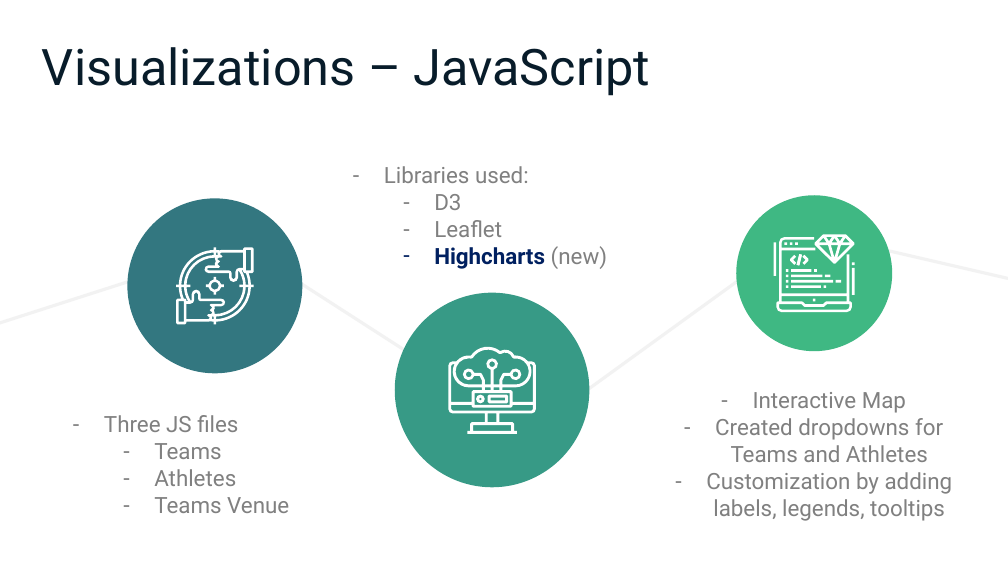
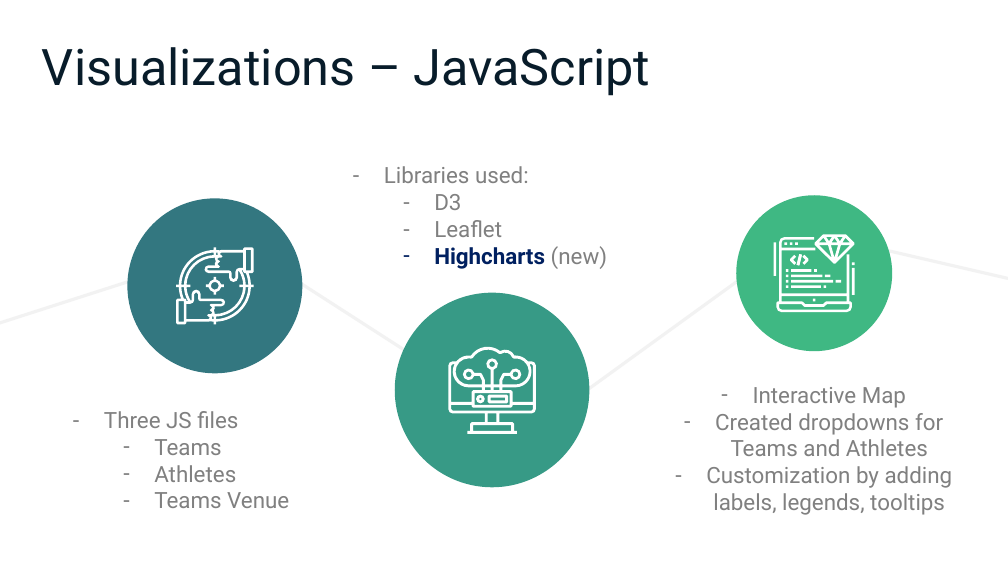
Before and after one commit to gusmendesbh/project3-group1, a slide deck: slide 9 of presentation/Group3_NFL_slides.pptx (slide 11 before the commit). Drawn at 1008x567 pixels with LibreOffice and Linux fonts; fonts in the diff are those of the drawing. Boxes give left, top, right and bottom in pixels: in the first picture for what was removed or moved away, otherwise in the second. Text is boxed around its words. In the diff, an @@ line names an element or a change of style, - is before the commit and + after.

```diff
--- a/presentation/Group3_NFL_slides.pptx
+++ b/presentation/Group3_NFL_slides.pptx
@@ text "Interactive Map": place and size @@
-text "Interactive Map" at [706, 392, 953, 521]
+text "Interactive Map" at [706, 387, 953, 515]
@@ text "Three JS files": place and size @@
-text "Three JS files" at [104, 415, 289, 513]
+text "Three JS files" at [104, 411, 289, 508]
```
Also in this commit, not shown: 6 other slides changed, 1 slide added, 4 slides removed.
